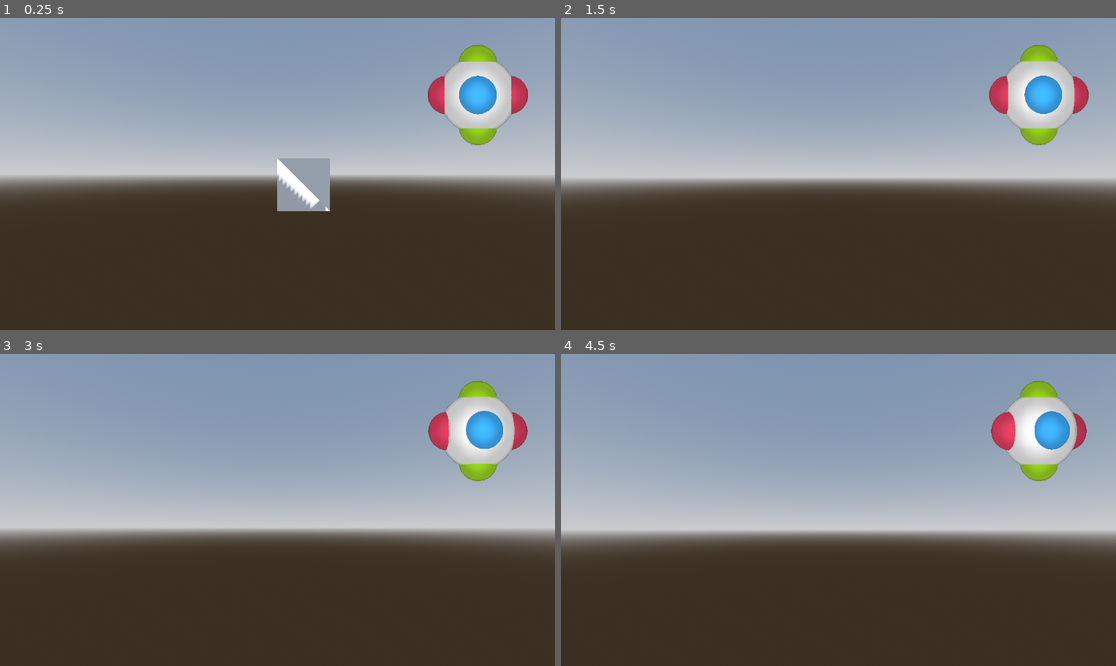
Above: before the commit, frames 1-4 (two rows, left to right).
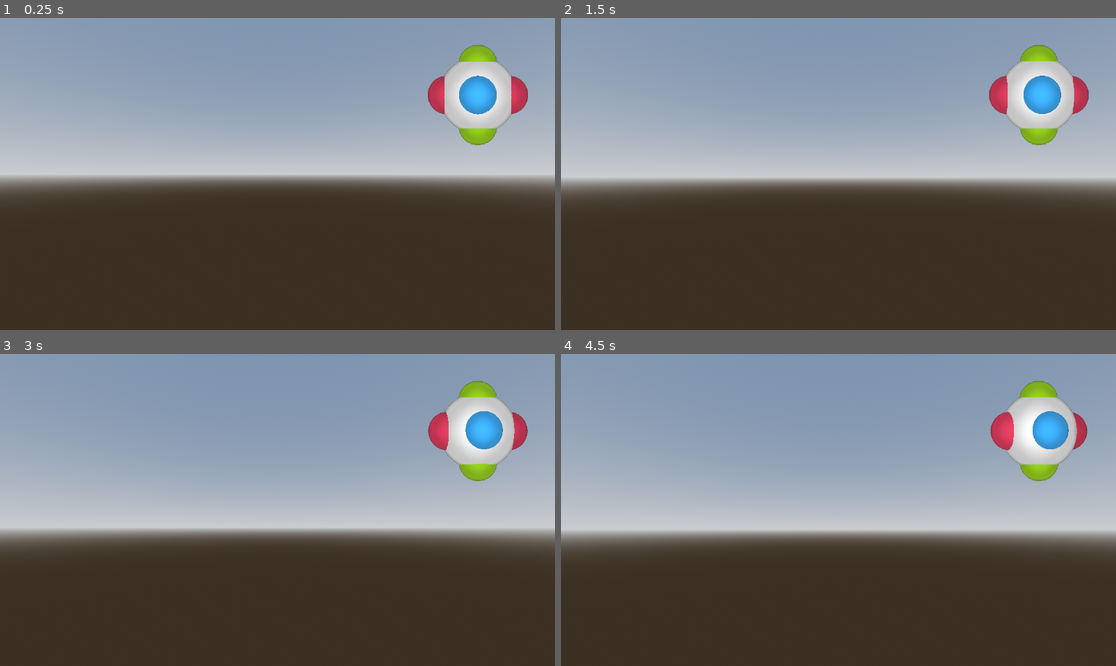
Above: after the commit, the same moments.

Repository: devdye/4DGame
Game: Godot game, scene res://Levels/test_world.tscn
Two runs of this game, one before a commit and one after it. Both use one fixed random seed, a clock stepped at 60 frames per second and the inputs below.
Inputs (mouse positions are in pixels of both pictures, inside the frame that each line leads up to):
- Up to frame 1 (0.25 s): no input
- Up to frame 2 (1.5 s): tap Enter at 0.5 s; move the mouse to (866, 174) at 0.52 s; hold Middle mouse button (4d_control) 0.53-1.28 s; hold W (forward) from 0.53 s (still down); tap Space (jump) at 0.77, 1.25 s; move the mouse to (810, 174) at 1.27 s; tap Middle mouse button (4d_control) at 1.35 s
- Up to frame 3 (3 s): keep holding W (forward); tap Space (jump) at 1.52, 2.75 s; tap Enter at 2 s; move the mouse to (288, 503) at 2.02 s; hold Middle mouse button (4d_control) 2.03-2.78 s; move the mouse to (271, 516) at 2.77 s; tap Middle mouse button (4d_control) at 2.85 s
- Up to frame 4 (4.5 s): keep holding W (forward); tap Space (jump) at 3.02, 3.77, 4.25 s; tap Enter at 3.5 s; move the mouse to (877, 513) at 3.52 s; hold Middle mouse button (4d_control) 3.53-4.28 s; move the mouse to (794, 506) at 4.27 s; tap Middle mouse button (4d_control) at 4.35 s

The runs differ from the first frame. In frame 1, 1.6% of the frame differs, in the area x 49-60%, y 44-62%; in frame 2, 0.1%; in frame 3, less than 0.1%; in frame 4, 0.2%.

Commit message:
Small Variable Modification

Diff:
--- a/Levels/Scripts/world4d.gd
+++ b/Levels/Scripts/world4d.gd
@@ -1,5 +1,6 @@
 class_name World4D
 extends Node3D
+
 
 # ------------ #
 #     VARS     #
@@ -7,7 +8,7 @@
 
 # EXPORTS
 @export var sensibility: float = 1.0
-@export var movement_hardness: float = 10.0
+@export var movement_hardness: float = 5.0
 
 # OBJECTS
 var subspace3D: Subspace3D = Subspace3D.new()
@@ -19,6 +20,7 @@
 
 # SIGNALS
 signal subspace_change
+
 
 # ------------- #
 #     UTILS     #
@@ -43,6 +45,7 @@
 		fmod(v.y, TAU),
 		fmod(v.z, TAU)
 	)
+
 
 # ------------- #
 #     UTILS     #
--- a/Levels/test_world.tscn
+++ b/Levels/test_world.tscn
@@ -44,6 +44,9 @@
 transform = Transform3D(1, 0.000124595, -0.00057199, -0.000123475, 0.999998, 0.00195636, 0.000572233, -0.00195629, 0.999998, 0, 0, 0)
 mesh = SubResource("ArrayMesh_f6ubm")
 world = NodePath("..")
+position_4d = Vector4(0, 0, 0, 1)
+scale_4d = Vector4(10, 10, 10, 10)
+rotation_4d_planes = Vector3(0, 0, 45)
 
 [node name="FreeCam" parent="." instance=ExtResource("3_1r5jd")]
 transform = Transform3D(1, 0, 0, 0, 1, 0, 0, 0, 1, 0, 0.705025, 4.8791)
